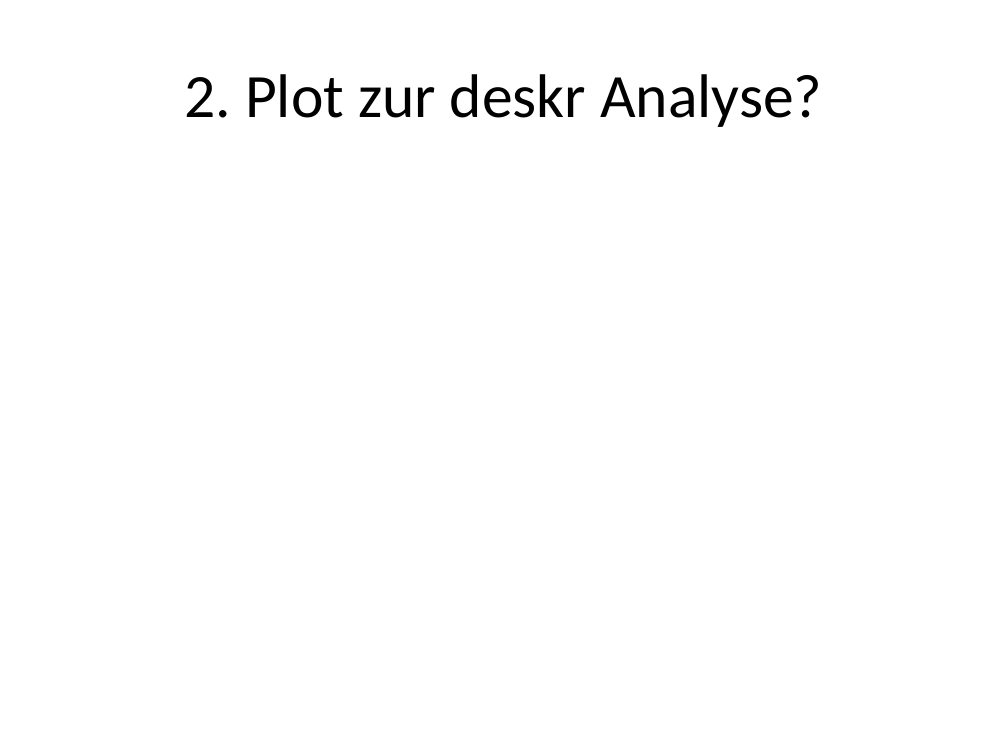
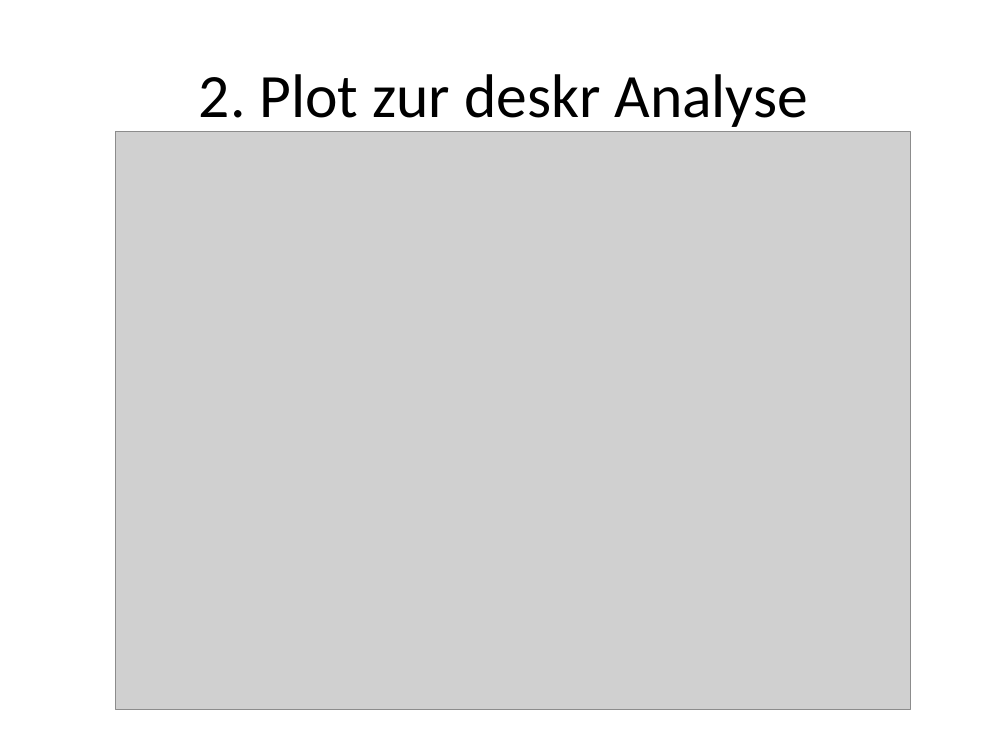
Before and after one commit to leavanh/LVS, a slide deck: slide 3 of Organisatorisches/messfehlerfolien.pptx. Drawn at 1008x756 pixels with LibreOffice and Linux fonts; fonts in the diff are those of the drawing; grey boxes stand for pictures. Boxes give left, top, right and bottom in pixels: in the first picture for what was removed or moved away, otherwise in the second. Text is boxed around its words. In the diff, an @@ line names an element or a change of style, - is before the commit and + after.

```diff
--- a/Organisatorisches/messfehlerfolien.pptx
+++ b/Organisatorisches/messfehlerfolien.pptx
@@ title at [199,74,808,132]: text changed @@
-2. Plot zur deskr Analyse?
+2. Plot zur deskr Analyse
@@ picture added at [115,132,910,710] @@
```
Also in this commit, not shown: 3 other slides changed, 3 slides added, 2 slides removed, 2 other files.
